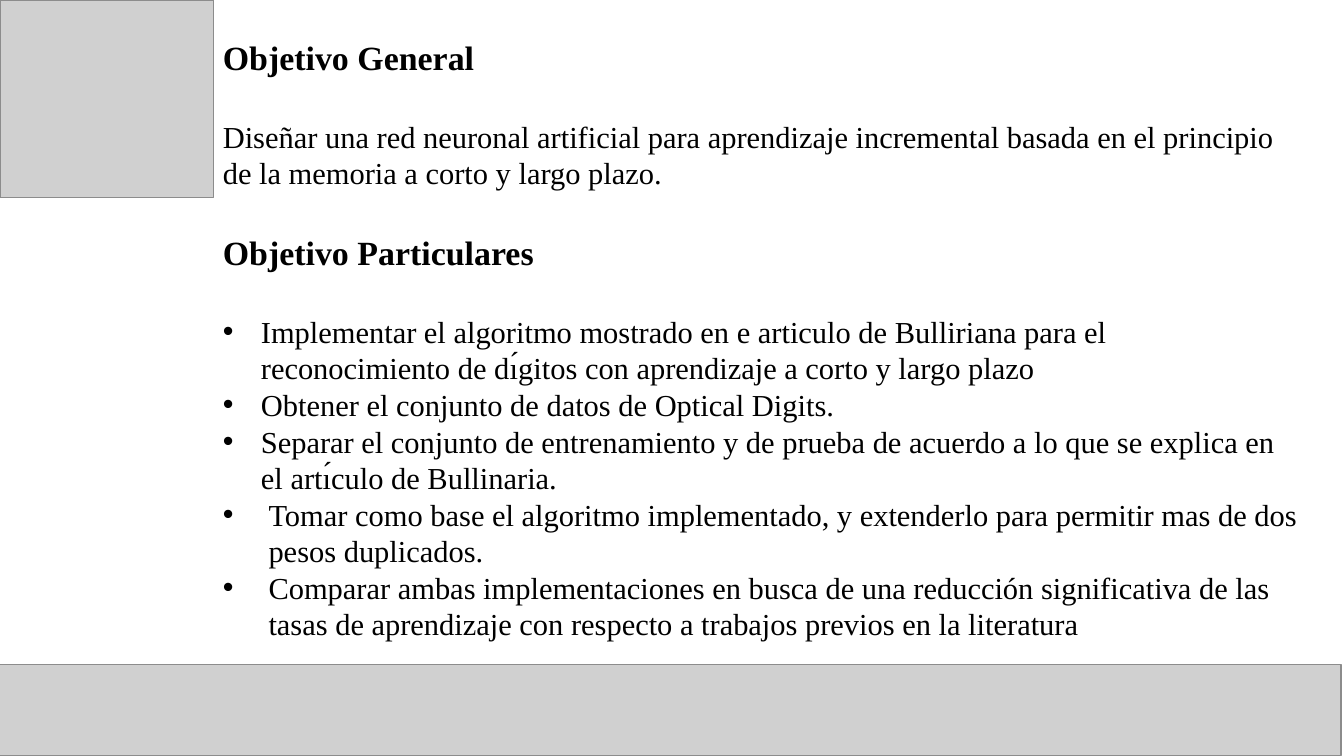
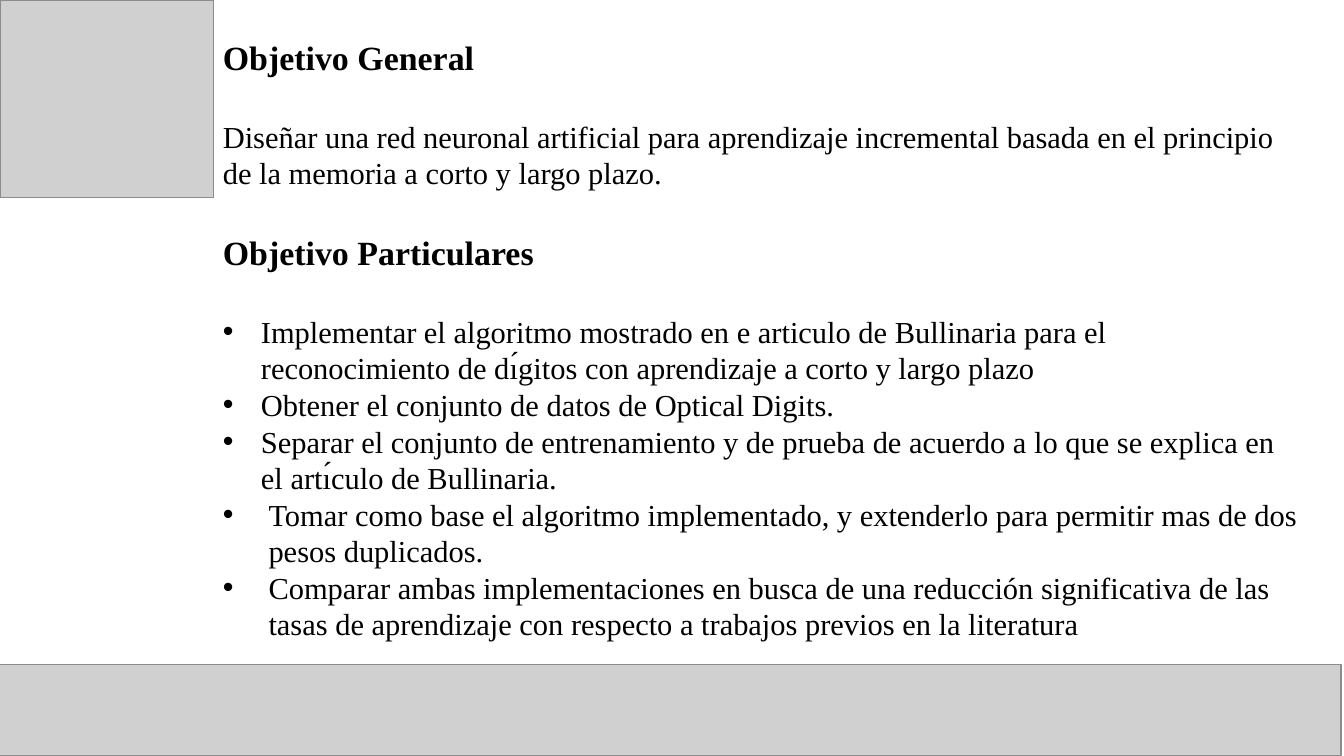
Before and after one commit to Computer-Cluster/Incremental-Learning, a slide deck: slide 4 of Aprendizaje incremental para la tarea de reconocimiento.odp (slide 8 before the commit). Drawn at 1344x756 pixels with LibreOffice and Linux fonts; fonts in the diff are those of the drawing; grey boxes stand for pictures. Boxes give left, top, right and bottom in pixels: in the first picture for what was removed or moved away, otherwise in the second. Text is boxed around its words. In the diff, an @@ line names an element or a change of style, - is before the commit and + after.

```diff
--- a/Aprendizaje incremental para la tarea de reconocimiento.odp
+++ b/Aprendizaje incremental para la tarea de reconocimiento.odp
@@ text at [261,322,1106,386]: text changed @@
-• Implementar el algoritmo mostrado en e articulo de Bulliriana para el reconocimiento de dı́gitos con aprendizaje a corto y largo plazo
+• Implementar el algoritmo mostrado en e articulo de Bullinaria para el reconocimiento de dı́gitos con aprendizaje a corto y largo plazo
```
Also in this commit, not shown: 3 other slides changed, 4 slides added, 3 slides removed, 3 other files.
